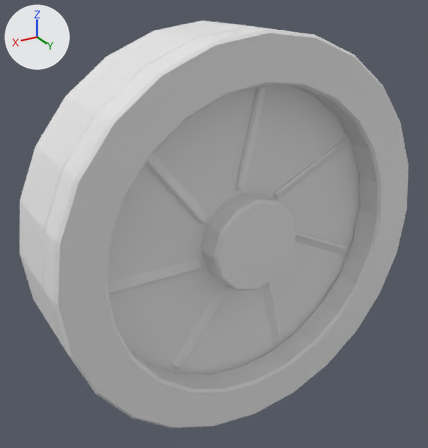
Two versions of the OBJ model Assets/Resources/Models/Ricochet_M2/eject_drum_l.obj, one commit apart.
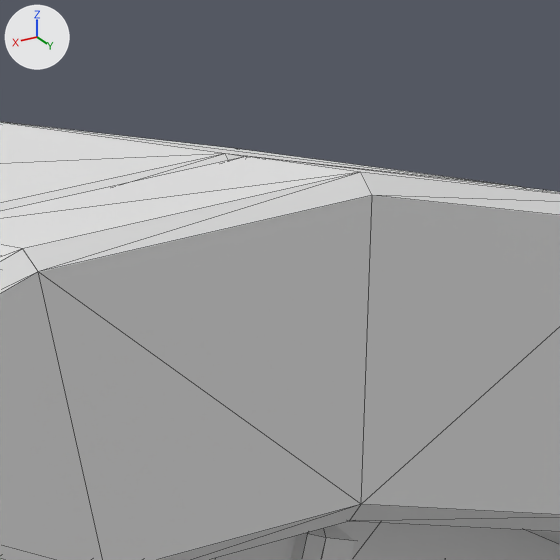
There are two pictures of each version: one whole from a camera (50 mm lens) standing at (0.0132, 0.7478, 0.5121) and looking at (-0.0948, 0.5678, 0.4221), one close up on the part from 49% to 70% of the width and 0% to 20% of the height. The lights are fixed; the arrows at upper left show +X, +Y and +Z. The first two pictures are the older version. The close-ups show mesh edges as thin lines. Where no turn or scale is listed for an object, it has been applied to the vertices.

The first close-up shows 'eject_drum_l'.
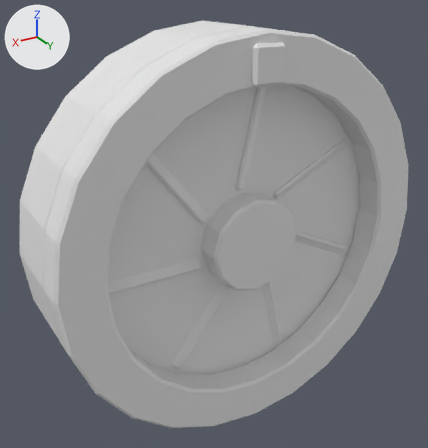
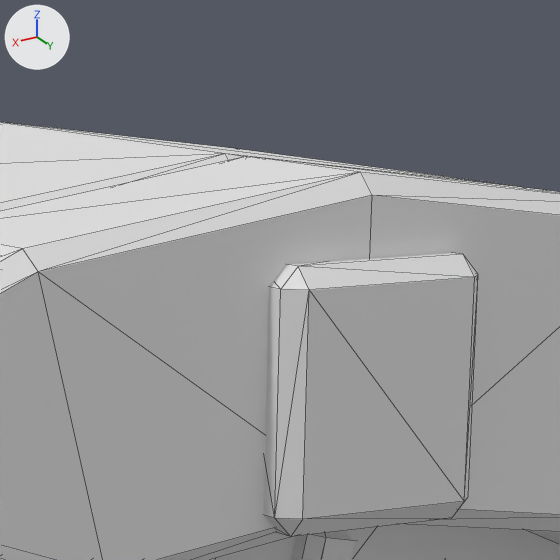
Where the change shows, as pixel boxes [x1, y1, x2, y2] in the close-ups (560 x 560 px):
part 1 of me_eject_drum_l, added
    after: [264, 253, 478, 536]

The change, as a diff of the scene's bpy script:
```diff
--- a/Assets/Resources/Models/Ricochet_M2/eject_drum_l.obj.py
+++ b/Assets/Resources/Models/Ricochet_M2/eject_drum_l.obj.py
@@ me_eject_drum_l @@
 # used by ob_eject_drum_l; location = (0.0, 0.0, 0.0)
-me_eject_drum_l.from_pydata(...)  # 488 vertices, 988 faces; spans x -0.175..-0.025, y 0.55..0.592, z 0.345..0.495
+me_eject_drum_l.from_pydata(...)  # 512 vertices, 1032 faces; spans x -0.175..-0.025, y 0.55..0.594, z 0.345..0.495
+# me_eject_drum_l part 1: a new loose piece of 24 vertices spanning x -0.106..-0.094, y 0.588..0.594, z 0.478..0.491
```
